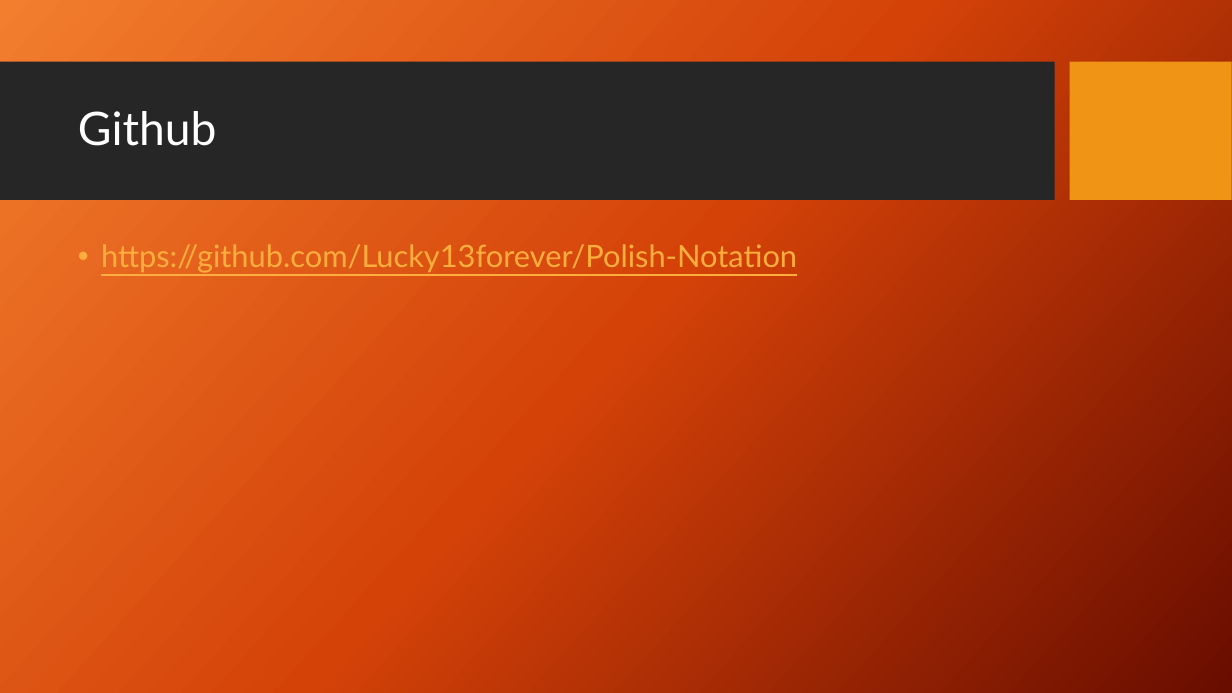
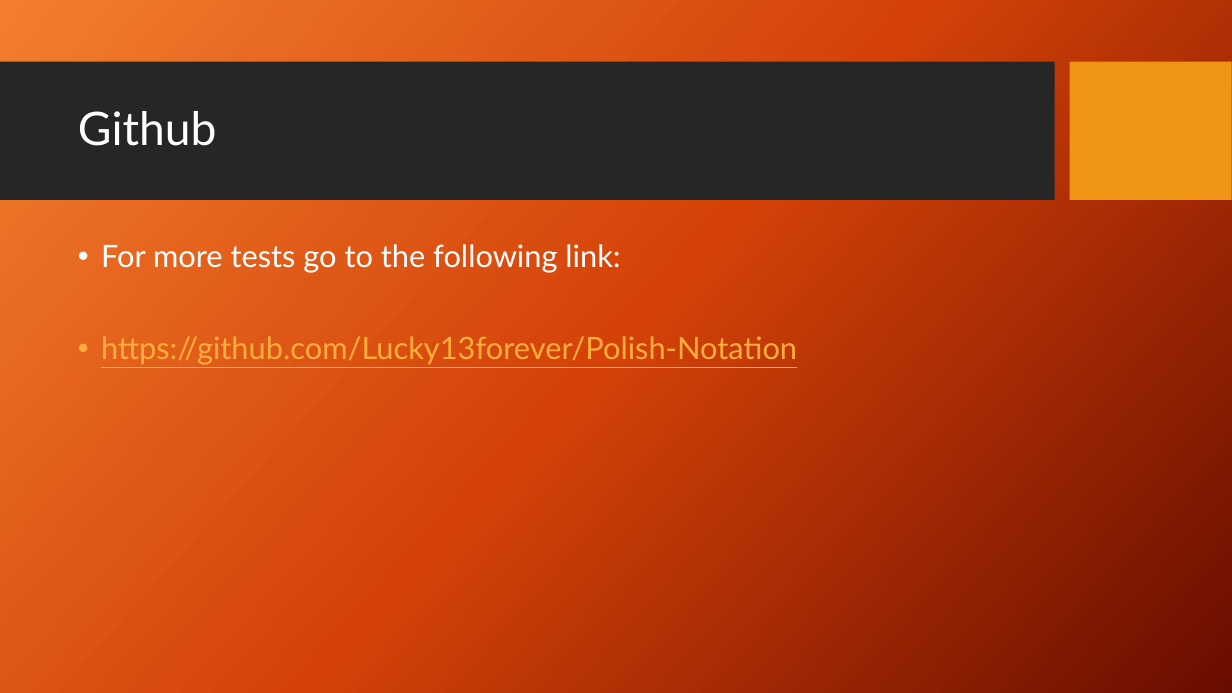
Before and after one commit to Lucky13forever/Polish-Notation, a slide deck: slide 6 of Polish Notation.pptx. Drawn at 1232x693 pixels with LibreOffice and Linux fonts; fonts in the diff are those of the drawing; background and template pictures are left out. Boxes give left, top, right and bottom in pixels: in the first picture for what was removed or moved away, otherwise in the second. Text is boxed around its words. In the diff, an @@ line names an element or a change of style, - is before the commit and + after.

```diff
--- a/Polish Notation.pptx
+++ b/Polish Notation.pptx
@@ text at box(101, 244, 620, 273): paragraph added @@
+• For more tests go to the following link:
```
